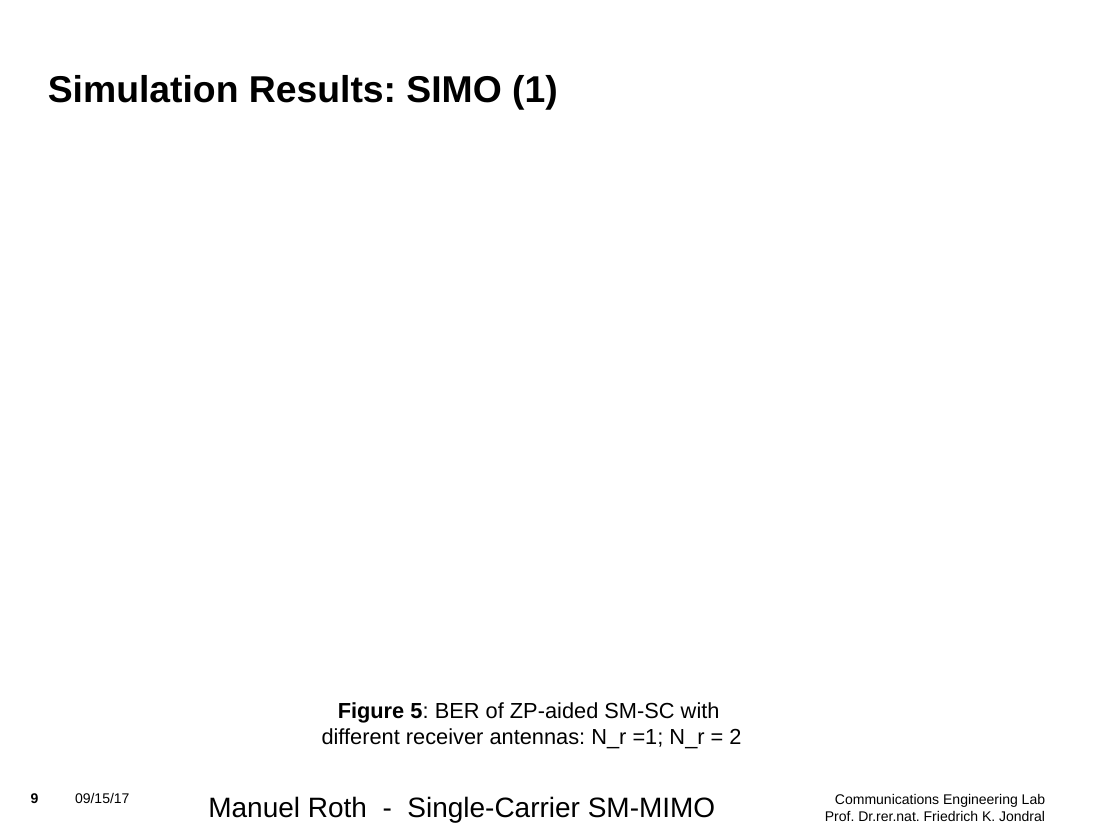
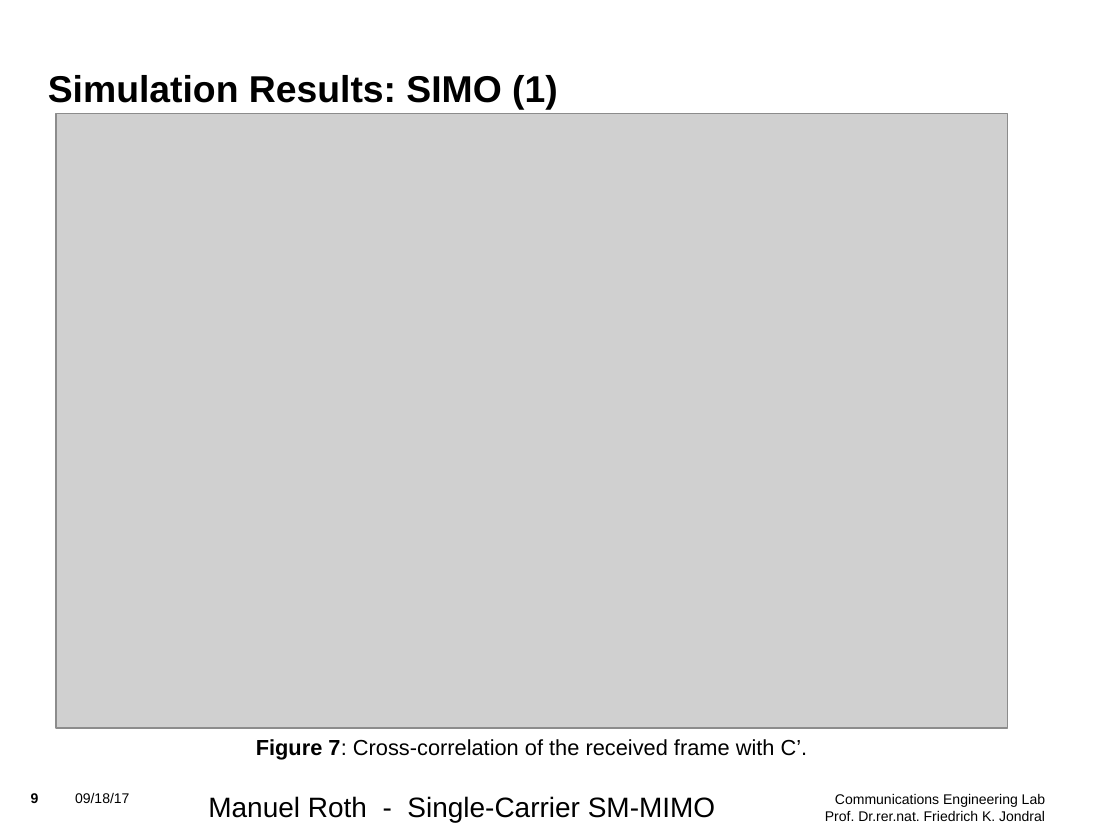
Before and after one commit to mnxx/sc-sm-transceiver, a slide deck: slide 9 of presentations/Update_3.odp. Drawn at 1120x840 pixels with LibreOffice and Linux fonts; fonts in the diff are those of the drawing; grey boxes stand for pictures; background and template pictures are left out. Boxes give left, top, right and bottom in pixels: in the first picture for what was removed or moved away, otherwise in the second. Text is boxed around its words. In the diff, an @@ line names an element or a change of style, - is before the commit and + after.

```diff
--- a/presentations/Update_3.odp
+++ b/presentations/Update_3.odp
@@ picture added at (56,114,1008,728) @@
@@ text at (256,739,808,760): text changed @@
-Figure 5: BER of ZP-aided SM-SC with
-different receiver antennas: N_r =1; N_r = 2
+Figure 7: Cross-correlation of the received frame with C’.
@@ text at (75,793,129,803): text changed @@
-09/15/17
+09/18/17
```
Also in this commit, not shown: 11 other slides changed, 2 slides added, 7 other files.
